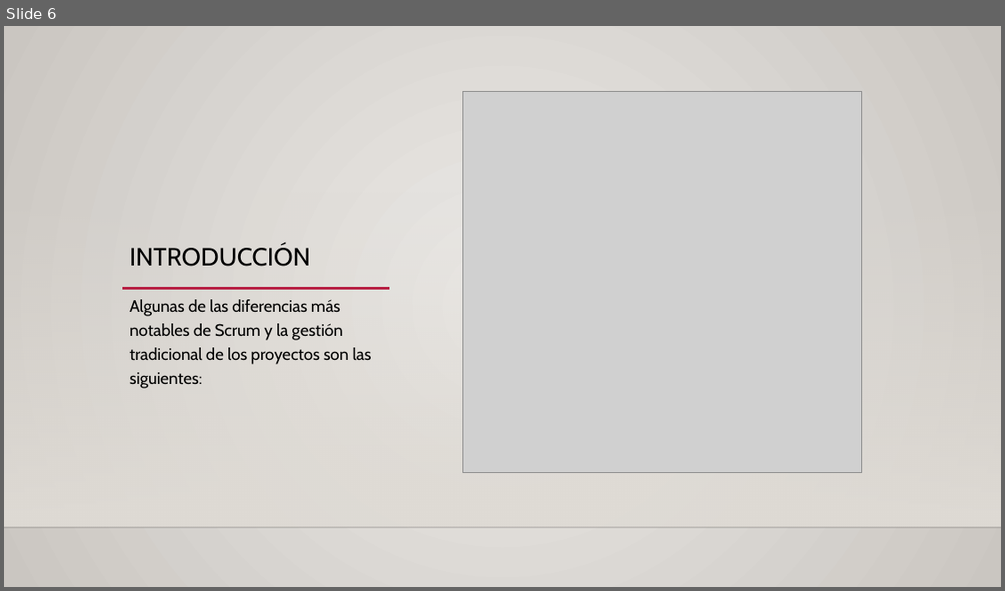
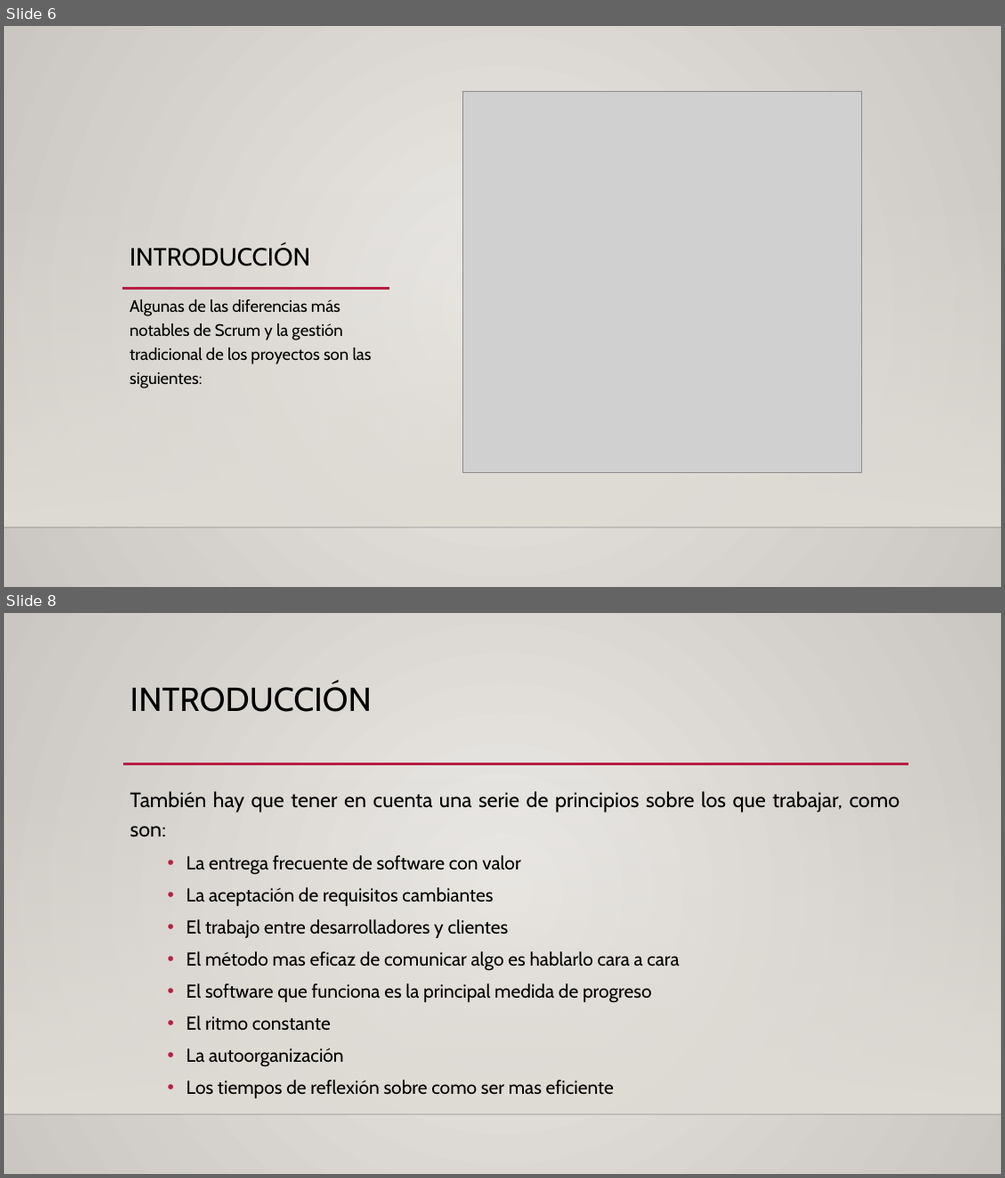
Before and after one commit to Kerjox/EDD_1h, a slide deck: Bloque_01-Rubrica_01/Metodología scrum.pptx. Shown one above the other, each under a label of ours: slide 6 before the commit, slides 6 and 8 after it; the slides between them are not shown. The pictures are 1005x591 and 1005x1178 pixels, drawn with LibreOffice and Linux fonts; fonts in the diff are those of the drawing; grey boxes stand for pictures; background and template pictures are left out. Boxes give left, top, right and bottom in pixels: in the first picture for what was removed or moved away, otherwise in the second. Text is boxed around its words. In the diff, an @@ line names an element or a change of style, - is before the commit and + after.

Commit message:
05-oct-20

```diff
--- a/Bloque_01-Rubrica_01/Metodología scrum.pptx
+++ b/Bloque_01-Rubrica_01/Metodología scrum.pptx
@@ slide 8 added at <box>4,613,1001,1174</box>, background gradient #ECEAE7 to #CAC7C1; not listed: 2 template elements that a slide beside it also shows @@
@@ title added at <box>130,682,372,712</box>, 32 pt, text #000000 @@
+INTRODUCCIÓN
@@ line added from (123, 764) to (909, 764), #B71E42 2.5 pt @@
@@ text added at <box>130,791,900,1098</box>, 18 pt, text #000000 @@
+También hay que tener en cuenta una serie de principios sobre los que trabajar, como son:
+  • La entrega frecuente de software con valor
+  • La aceptación de requisitos cambiantes
+  • El trabajo entre desarrolladores y clientes
+  • El método mas eficaz de comunicar algo es hablarlo cara a cara
+  • El software que funciona es la principal medida de progreso
+  • El ritmo constante
+  • La autoorganización
+  • Los tiempos de reflexión sobre como ser mas eficiente
```
Also in this commit, not shown: 1 slide changed, 2 other slides added.
